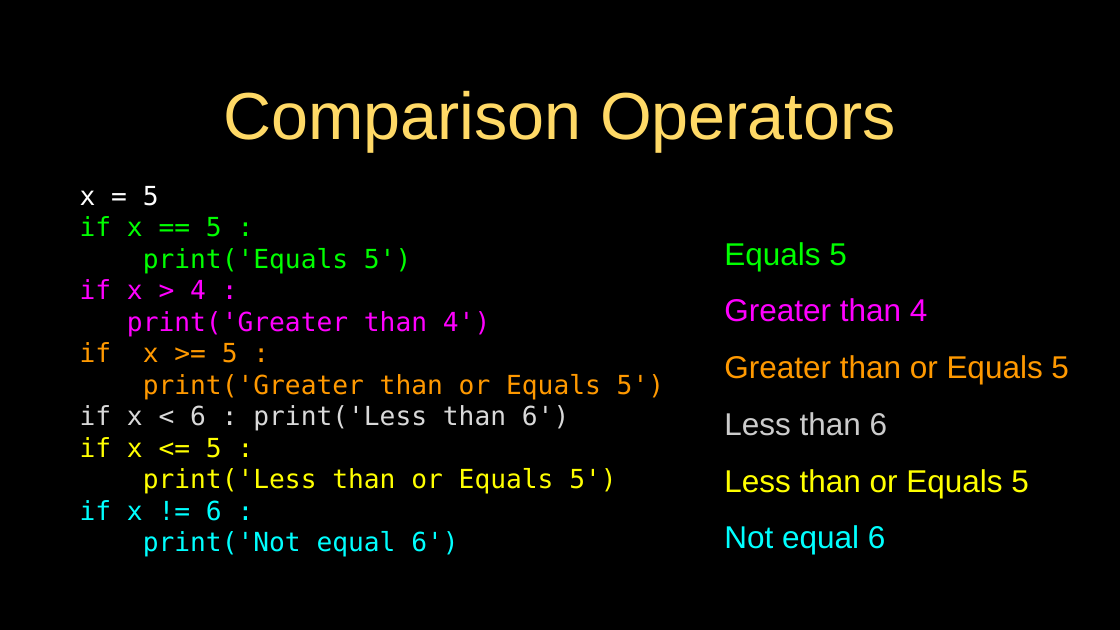
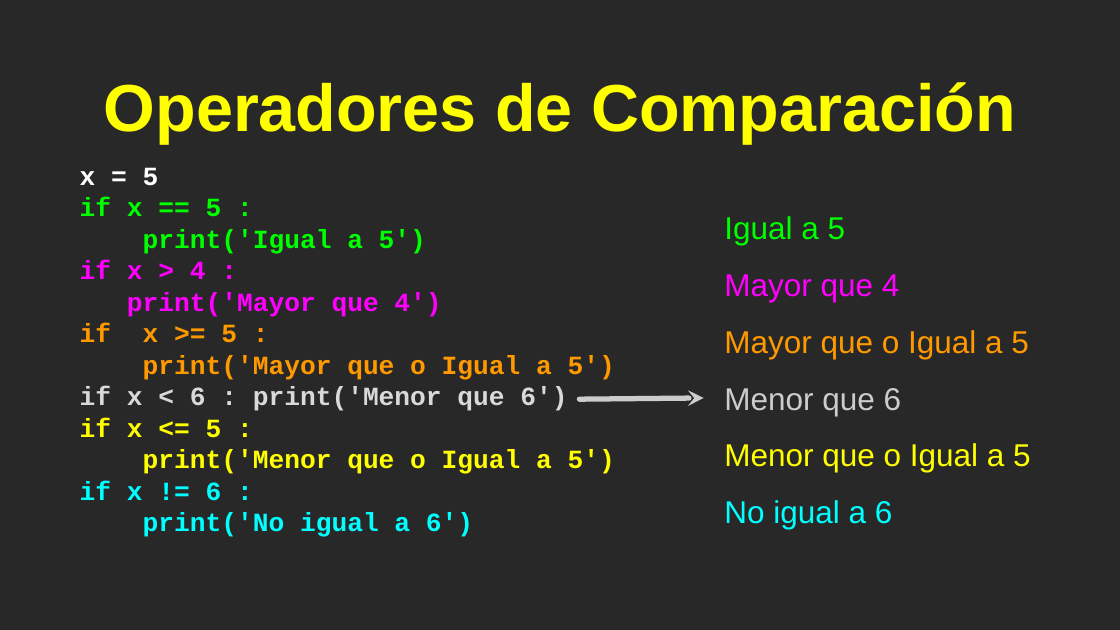
Before and after one commit to csev/py4e, a slide deck: slide 4 of lectures3/Pythonlearn-03-Conditional.pptx. Drawn at 1120x630 pixels with LibreOffice and Linux fonts; fonts in the diff are those of the drawing. Boxes give left, top, right and bottom in pixels: in the first picture for what was removed or moved away, otherwise in the second. Text is boxed around its words. In the diff, an @@ line names an element or a change of style, - is before the commit and + after.

```diff
--- a/lectures3/Pythonlearn-03-Conditional.pptx
+++ b/lectures3/Pythonlearn-03-Conditional.pptx
@@ background #000000 to #282828 @@
@@ title added at [104, 82, 1016, 144], 76 pt, text #FFFF00, bold @@
+Operadores de Comparación
@@ title removed at [223, 90, 896, 152] @@
-Comparison Operators
@@ text "x = 5": place and size @@
-text "x = 5" at [80, 186, 664, 557]
+text "x = 5" at [80, 167, 615, 537]
@@ text at [80, 167, 237, 501]: font DejaVu Sans Mono to Courier New, bold on in "x = 5", "if x == 5 :", "if x > 4 :", "if x >= 5 :" and 2 more places @@
@@ text at [143, 230, 426, 254]: text changed; font DejaVu Sans Mono to Courier New; bold on @@
-print('Equals 5')
+print('Igual a 5')
@@ text at [724, 216, 1031, 529]: text changed @@
-Equals 5
-Greater than 4
-Greater than or Equals 5
-Less than 6
-Less than or Equals 5
-Not equal 6
+Igual a 5
+Mayor que 4
+Mayor que o Igual a 5
+Menor que 6
+Menor que o Igual a 5
+No igual a 6
@@ text at [127, 293, 441, 317]: text changed; font DejaVu Sans Mono to Courier New; bold on @@
-print('Greater than 4')
+print('Mayor que 4')
@@ text at [80, 356, 615, 411]: text changed; font DejaVu Sans Mono to Courier New; bold on @@
-print('Greater than or Equals 5')
-if x < 6 : print('Less than 6')
+print('Mayor que o Igual a 5')
+if x < 6 : print('Menor que 6')
@@ arrow added from (580, 399) to (704, 398), #CCCCCC 6 pt @@
@@ text at [143, 450, 615, 474]: text changed; font DejaVu Sans Mono to Courier New; bold on @@
-print('Less than or Equals 5')
+print('Menor que o Igual a 5')
@@ text at [143, 513, 473, 537]: text changed; font DejaVu Sans Mono to Courier New; bold on @@
-print('Not equal 6')
+print('No igual a 6')
@@ rectangle removed at [0, 576, 1120, 630] @@
```
Also in this commit, not shown: 18 other slides changed, 14 slides added, 14 slides removed, 4 other files.
